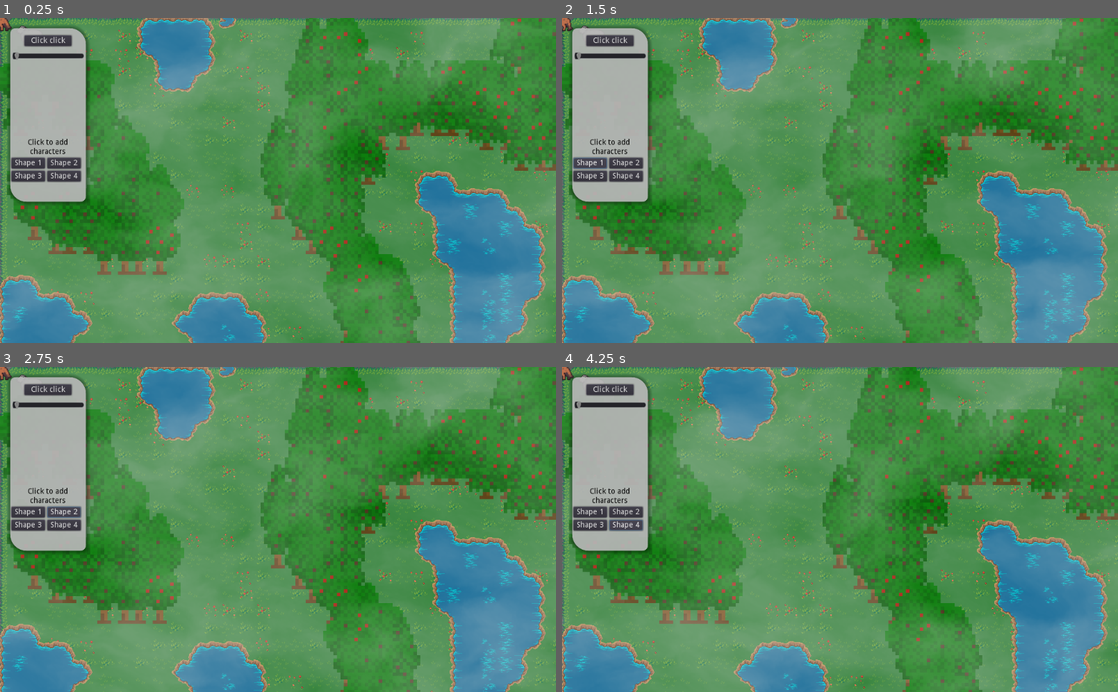
Above: before the commit, frames 1-4 (two rows, left to right).
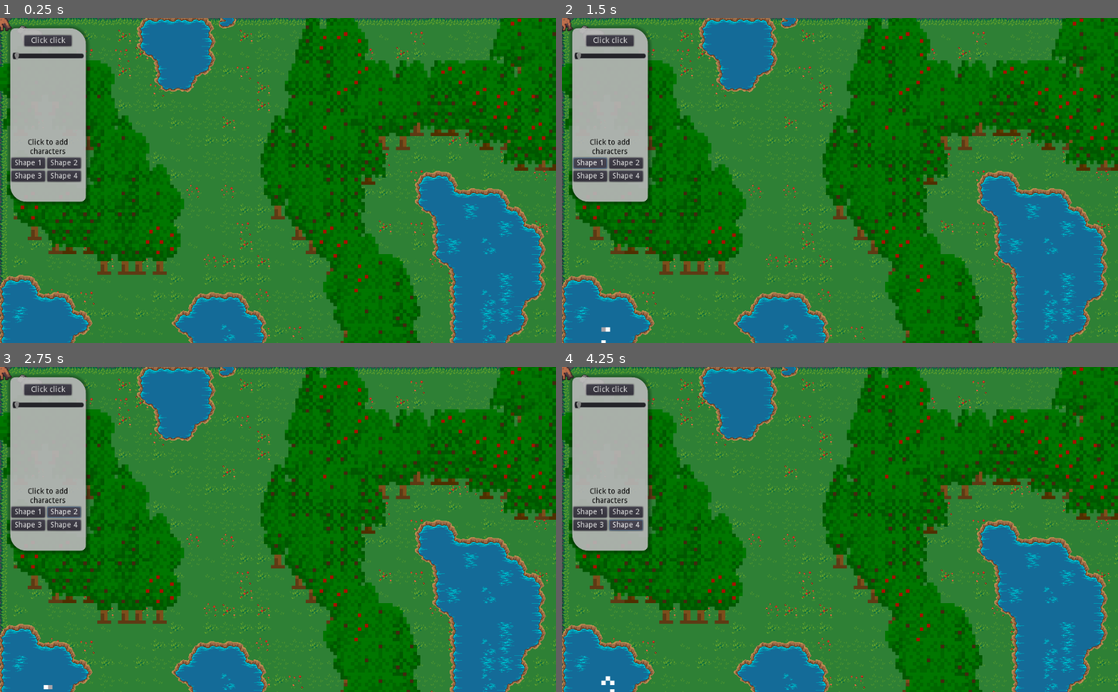
Above: after the commit, the same moments.

Repository: Poissecaille/EcoSimulator
Game: Godot game, scene res://Game.tscn
Same seed, same stepped clock (60 frames per second), same inputs: the game is played once before the commit and once after it.
Inputs:
- Up to frame 1 (0.25 s): no input
- Up to frame 2 (1.5 s): click "Click click" at 0.5 s; click "Shape 1" at 1.25 s
- Up to frame 3 (2.75 s): click "Shape 2" at 2 s
- Up to frame 4 (4.25 s): click "Shape 3" at 2.75 s; click "Shape 4" at 3.5 s

The runs differ from the first frame. In frame 1, 85% of the frame differs, in the area x 0-100%, y 0-100%; in frame 2, 86%; in frame 3, 88%; in frame 4, 86%.

Commit message:
fucking wind doesnt want to be duplicated

Diff:
--- a/GODOT/Entities/Animals/Hyena.gd
+++ b/GODOT/Entities/Animals/Hyena.gd
@@ -1,9 +1,11 @@
 extends "Animal.gd"
 var screen_size
 var terrain
+var alive = true
 
 # Called when the node enters the scene tree for the first time.
 func _ready():
+	$HyenaAnimation.play()
 	terrain=get_parent().get_node("Terrain")
 	screen_size = Vector2(terrain.width*32,terrain.height*32)
 
@@ -12,26 +14,25 @@
 	show()
 
 func _process(delta):
-	$HyenaAnimation.play()
 	var velocity = Vector2.ZERO # The player's movement vector.
-	if Input.is_action_pressed("move_right"):
-		velocity.x += 1
-	if Input.is_action_pressed("move_left"):
-		velocity.x -= 1
-	if Input.is_action_pressed("move_down"):
-		velocity.y += 1
-	if Input.is_action_pressed("move_up"):
-		velocity.y -= 1
+	if self.alive:
+		if Input.is_action_pressed("move_right"):
+			velocity.x += 1
+		if Input.is_action_pressed("move_left"):
+			velocity.x -= 1
+		if Input.is_action_pressed("move_down"):
+			velocity.y += 1
+		if Input.is_action_pressed("move_up"):
+			velocity.y -= 1
 
 	if velocity.length() > 0:
 		velocity = velocity.normalized() * speed
-		# $HyenaAnimation.play()
 	elif self.is_eating:
 		self.speed=0
 		$HyenaAnimation.animation = "attack"
-		# $HyenaAnimation.play()
 	elif self.is_dying:
 		self.speed=0
+		self.alive=false
 		$HyenaAnimation.animation = "die"
 	else:
 		$HyenaAnimation.animation = "idle"
@@ -54,3 +55,9 @@
 # Called every frame. 'delta' is the elapsed time since the previous frame.
 #func _process(delta):
 #	pass
+
+
+func _on_HyenaAnimation_animation_finished():
+	if not self.alive:
+		hide()
+		$HyenaAnimation.stop()
--- a/GODOT/Entities/Animals/Hyena.tscn
+++ b/GODOT/Entities/Animals/Hyena.tscn
@@ -156,4 +156,6 @@
 [node name="HyenaAnimation" type="AnimatedSprite" parent="."]
 scale = Vector2( 1.5, 1.5 )
 frames = SubResource( 7 )
-animation = "attack"
+animation = "idle"
+
+[connection signal="animation_finished" from="HyenaAnimation" to="." method="_on_HyenaAnimation_animation_finished"]
--- a/GODOT/Fog.gd
+++ b/GODOT/Fog.gd
@@ -6,7 +6,7 @@
 
 # Called when the node enters the scene tree for the first time.
 func _ready():
-
-	print("parent:",get_parent().get_node("Terrain"))
 	terrain=get_parent().get_node("Terrain")
-	screen_size = Vector3(terrain.width*32,terrain.height*32,0)
+	screen_size = Vector2(terrain.width*32,terrain.height*32)
+	self.position=screen_size/2
+	self.set_scale(Vector2(self.texture.get_width()/1000,self.texture.get_height()/1000))
--- a/GODOT/Game.tscn
+++ b/GODOT/Game.tscn
@@ -10,6 +10,8 @@
 [ext_resource path="res://Fog.gd" type="Script" id=8]
 [ext_resource path="res://Menu/Menu.tscn" type="PackedScene" id=9]
 [ext_resource path="res://MainCamera2D.gd" type="Script" id=10]
+[ext_resource path="res://Wind.tscn" type="PackedScene" id=11]
+[ext_resource path="res://Wind.gd" type="Script" id=12]
 
 [node name="Node2D" type="Node2D"]
 __meta__ = {
@@ -20,14 +22,17 @@
 
 [node name="Rain" parent="." instance=ExtResource( 3 )]
 visible = false
-z_index = 2
-amount = 12000
-lifetime = 10.0
+amount = 10000
+lifetime = 5.0
 speed_scale = 5.08
 script = ExtResource( 4 )
 
 [node name="Fog" parent="." instance=ExtResource( 7 )]
+visible = false
 script = ExtResource( 8 )
+
+[node name="Wind" parent="." instance=ExtResource( 11 )]
+script = ExtResource( 12 )
 
 [node name="Hyena" parent="." instance=ExtResource( 2 )]
 
--- a/GODOT/MainCamera2D.gd
+++ b/GODOT/MainCamera2D.gd
@@ -30,7 +30,7 @@
 	_prev_mouse_pos = get_local_mouse_position()
 
 func _unhandled_input(event):
-	print("Camera zoom", camera_zoom)
+	#print("Camera zoom", camera_zoom)
 	if event is InputEventMouseButton:
 		if wheel:
 			if event.button_index == BUTTON_WHEEL_UP and\
--- a/GODOT/Rain.gd
+++ b/GODOT/Rain.gd
@@ -1,28 +1,26 @@
 extends Particles2D
 
-var screen_size
+var rain_size
 var terrain
 var time = 0
-# var timer_on = false
+
 export var timer_rain_variation = 5
 var rain_direction = RandomNumberGenerator.new()
 
 # Called when the node enters the scene tree for the first time.
 func _ready():
-	#timer_on=true
 	terrain=get_parent().get_node("Terrain")
-	screen_size = Vector3(terrain.width*32,terrain.height*-16,0)
-	self.process_material.set_emission_box_extents(screen_size)
-	print(self.process_material.get_emission_box_extents())
+	print(terrain.height)
+	rain_size = Vector3(terrain.width*32*1.5,terrain.height*-6,0)
+	self.process_material.set_emission_box_extents(rain_size)
+
+	# print(self.process_material.get_emission_box_extents())
 
 # Called every frame. 'delta' is the elapsed time since the previous frame.
 func _process(delta):
-	#if(timer_on):
 	time+=delta
-
 	if (time > timer_rain_variation):
 		time -= timer_rain_variation
-		#print(fmod(time,1)*1000)
 		rain_direction.randomize()
 		self.process_material.set_gravity(Vector3(rain_direction.randf_range(-50.0, 50.0),100,0))
-		print(self.process_material.get_gravity())
+		# print(self.process_material.get_gravity())
--- a/GODOT/Terrain.gd
+++ b/GODOT/Terrain.gd
@@ -36,6 +36,9 @@
 
 	trees.update_bitmask_region()
 
+var wind_scene = preload("res://Wind.tscn")
+
+
 func _ready():
 	randomize()
 	print(randi())
--- /dev/null
+++ b/GODOT/Wind.gd
@@ -0,0 +1,12 @@
+extends AnimatedSprite
+
+
+var terrain
+var seeder=RandomNumberGenerator.new()
+# Called when the node enters the scene tree for the first time.
+func _ready():
+	seeder.randomize()
+	terrain=get_parent().get_node("Terrain")
+	var screen_size=Vector2(terrain.width*32,terrain.height*32)
+	self.position=Vector2(seeder.randf_range(0, terrain.width*32),seeder.randf_range(0, terrain.height*32))
+	self.play()
--- /dev/null
+++ b/GODOT/Wind.tscn
@@ -0,0 +1,96 @@
+[gd_scene load_steps=19 format=2]
+
+[ext_resource path="res://Assets/wind/spritesheet.png" type="Texture" id=1]
+
+[sub_resource type="AtlasTexture" id=1]
+flags = 4
+atlas = ExtResource( 1 )
+region = Rect2( 0, 0, 514, 514 )
+
+[sub_resource type="AtlasTexture" id=2]
+flags = 4
+atlas = ExtResource( 1 )
+region = Rect2( 0, 1028, 514, 514 )
+
+[sub_resource type="AtlasTexture" id=3]
+flags = 4
+atlas = ExtResource( 1 )
+region = Rect2( 514, 1028, 514, 514 )
+
+[sub_resource type="AtlasTexture" id=4]
+flags = 4
+atlas = ExtResource( 1 )
+region = Rect2( 1028, 1028, 514, 514 )
+
+[sub_resource type="AtlasTexture" id=5]
+flags = 4
+atlas = ExtResource( 1 )
+region = Rect2( 1542, 1028, 514, 514 )
+
+[sub_resource type="AtlasTexture" id=6]
+flags = 4
+atlas = ExtResource( 1 )
+region = Rect2( 0, 1542, 514, 514 )
+
+[sub_resource type="AtlasTexture" id=7]
+flags = 4
+atlas = ExtResource( 1 )
+region = Rect2( 514, 1542, 514, 514 )
+
+[sub_resource type="AtlasTexture" id=8]
+flags = 4
+atlas = ExtResource( 1 )
+region = Rect2( 1028, 1542, 514, 514 )
+
+[sub_resource type="AtlasTexture" id=9]
+flags = 4
+atlas = ExtResource( 1 )
+region = Rect2( 1542, 1542, 514, 514 )
+
+[sub_resource type="AtlasTexture" id=10]
+flags = 4
+atlas = ExtResource( 1 )
+region = Rect2( 514, 0, 514, 514 )
+
+[sub_resource type="AtlasTexture" id=11]
+flags = 4
+atlas = ExtResource( 1 )
+region = Rect2( 1028, 0, 514, 514 )
+
+[sub_resource type="AtlasTexture" id=12]
+flags = 4
+atlas = ExtResource( 1 )
+region = Rect2( 1542, 0, 514, 514 )
+
+[sub_resource type="AtlasTexture" id=13]
+flags = 4
+atlas = ExtResource( 1 )
+region = Rect2( 0, 514, 514, 514 )
+
+[sub_resource type="AtlasTexture" id=14]
+flags = 4
+atlas = ExtResource( 1 )
+region = Rect2( 514, 514, 514, 514 )
+
+[sub_resource type="AtlasTexture" id=15]
+flags = 4
+atlas = ExtResource( 1 )
+region = Rect2( 1028, 514, 514, 514 )
+
+[sub_resource type="AtlasTexture" id=16]
+flags = 4
+atlas = ExtResource( 1 )
+region = Rect2( 1542, 514, 514, 514 )
+
+[sub_resource type="SpriteFrames" id=17]
+animations = [ {
+"frames": [ SubResource( 1 ), SubResource( 2 ), SubResource( 3 ), SubResource( 4 ), SubResource( 5 ), SubResource( 6 ), SubResource( 7 ), SubResource( 8 ), SubResource( 9 ), SubResource( 10 ), SubResource( 11 ), SubResource( 12 ), SubResource( 13 ), SubResource( 14 ), SubResource( 15 ), SubResource( 16 ) ],
+"loop": true,
+"name": "blow",
+"speed": 5.0
+} ]
+
+[node name="Wind" type="AnimatedSprite"]
+scale = Vector2( 0.5, 0.5 )
+frames = SubResource( 17 )
+animation = "blow"
Binary file added: GODOT/Assets/wind/spritesheet.png
Not shown, added: GODOT/Assets/wind/spritesheet.png.import
Not shown: 1 places in GODOT/Game.tscn that only renumber resources
